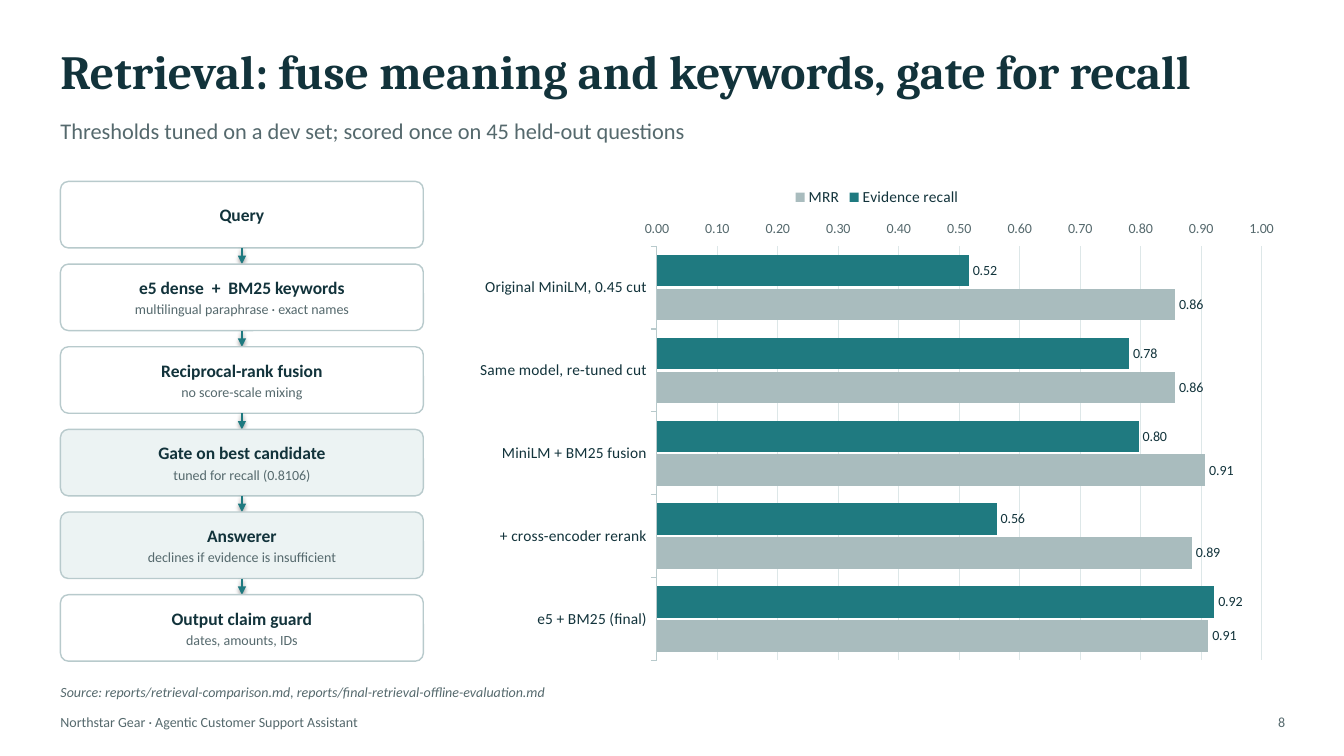
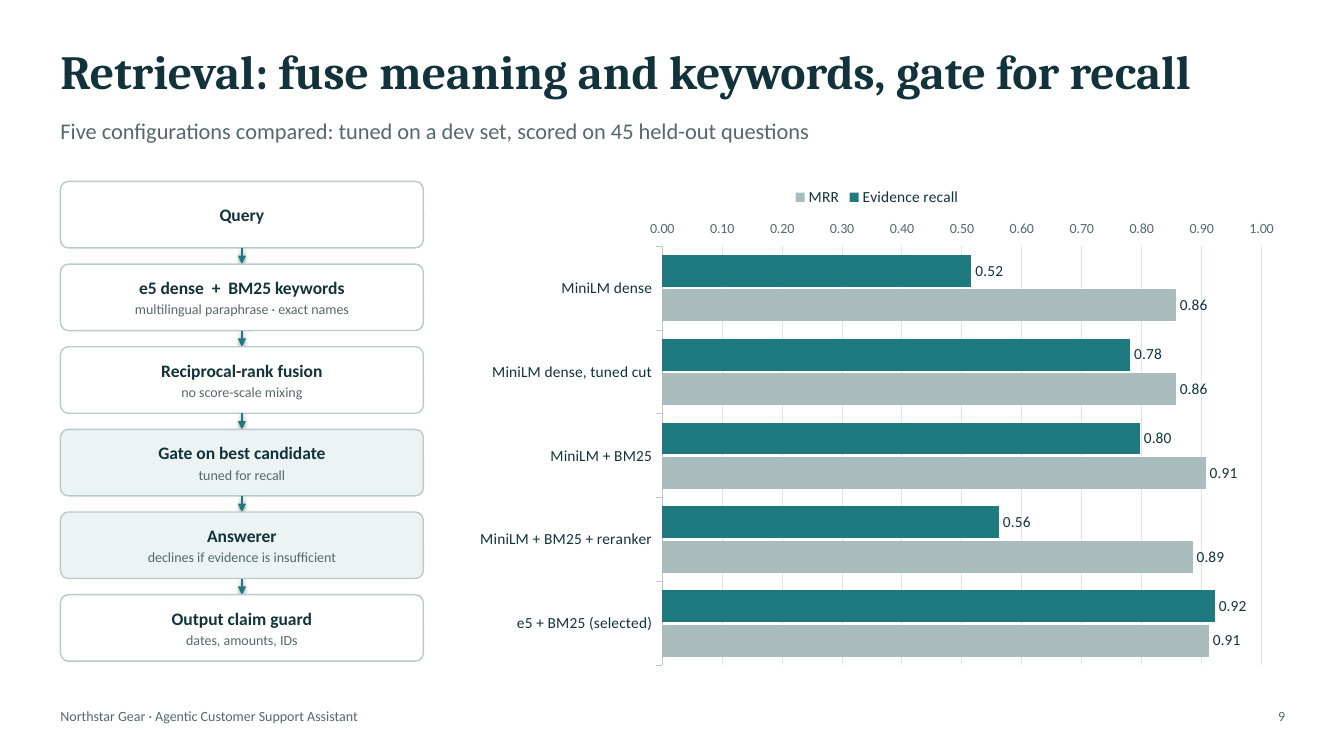
Before and after one commit to amit253/Agentic-Customer-Support-Assistant, a slide deck: slide 9 of presentation/agentic-customer-support.pptx (slide 8 before the commit). Drawn at 1344x756 pixels with LibreOffice and Linux fonts; fonts in the diff are those of the drawing. Boxes give left, top, right and bottom in pixels: in the first picture for what was removed or moved away, otherwise in the second. Text is boxed around its words. In the diff, an @@ line names an element or a change of style, - is before the commit and + after.

```diff
--- a/presentation/agentic-customer-support.pptx
+++ b/presentation/agentic-customer-support.pptx
@@ text at box(60, 123, 809, 143): text changed @@
-Thresholds tuned on a dev set; scored once on 45 held-out questions
+Five configurations compared: tuned on a dev set, scored on 45 held-out questions
@@ bar chart at box(464, 176, 1291, 676) @@
-categories: Original MiniLM, 0.45 cut, Same model, re-tuned cut, MiniLM + BM25 fusion, + cross-encoder rerank, e5 + BM25 (final)
+categories: MiniLM dense, MiniLM dense, tuned cut, MiniLM + BM25, MiniLM + BM25 + reranker, e5 + BM25 (selected)
@@ data labels of Evidence recall changed @@
@@ data labels of MRR changed @@
@@ bar chart: place and size @@
-bar chart at box(464, 176, 1291, 670)
+bar chart at box(464, 176, 1291, 676)
@@ text in rounded rectangle at box(199, 470, 286, 480): text changed @@
-tuned for recall (0.8106)
+tuned for recall
@@ text removed at box(60, 687, 545, 699) @@
-Source: reports/retrieval-comparison.md, reports/final-retrieval-offline-evaluation.md
@@ text "Northstar Gear · Agentic Customer ...": place and size @@
-text "Northstar Gear · Agentic Customer ..." at box(60, 717, 358, 730)
+text "Northstar Gear · Agentic Customer ..." at box(60, 711, 358, 724)
@@ text removed at box(1278, 717, 1285, 727) @@
-8
@@ text added at box(1278, 712, 1285, 721), 10 pt, text #55696D @@
+9
```
Also in this commit, not shown: 15 other slides changed, 2 slides added, 1 slide removed, 4 other files.
